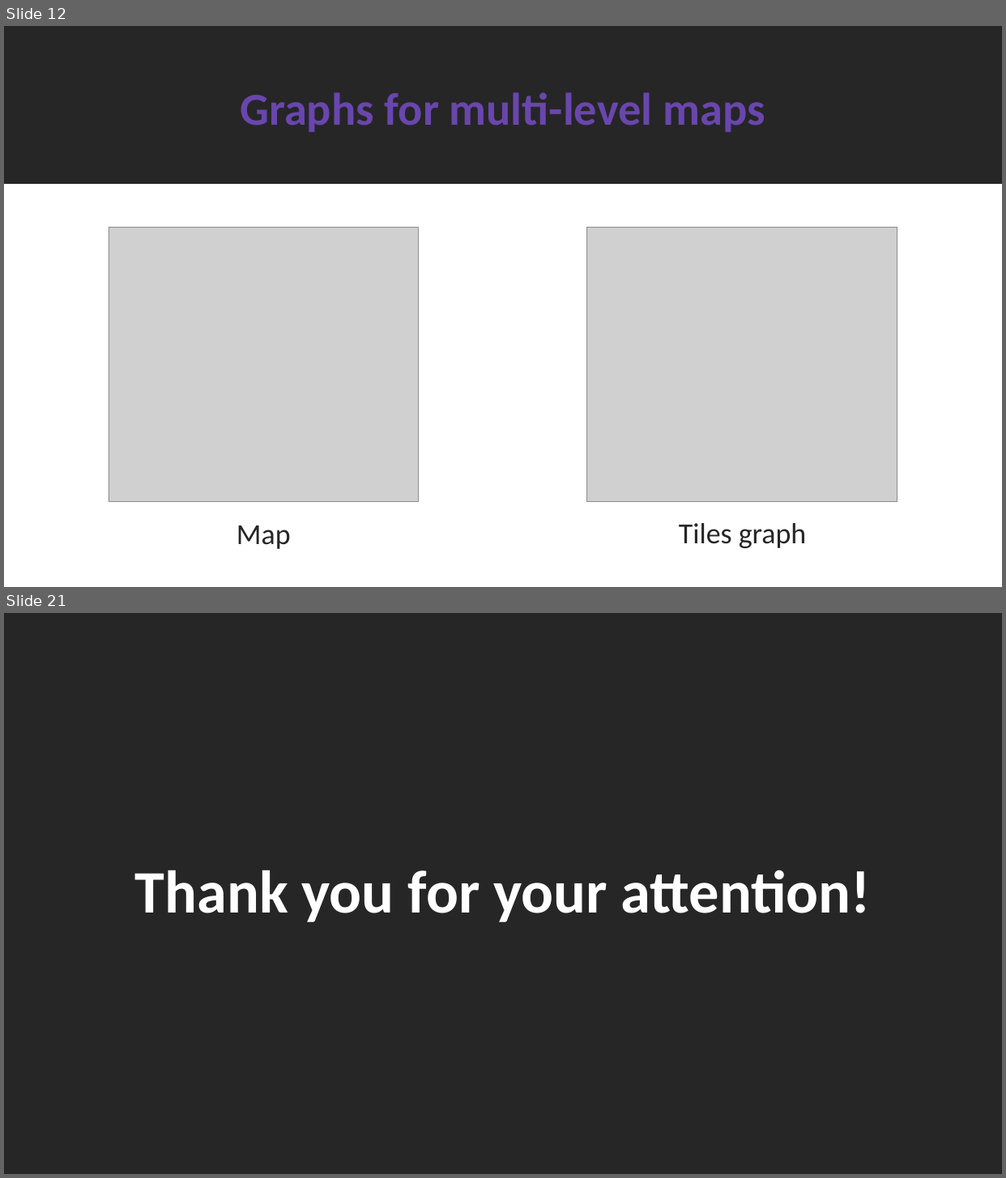
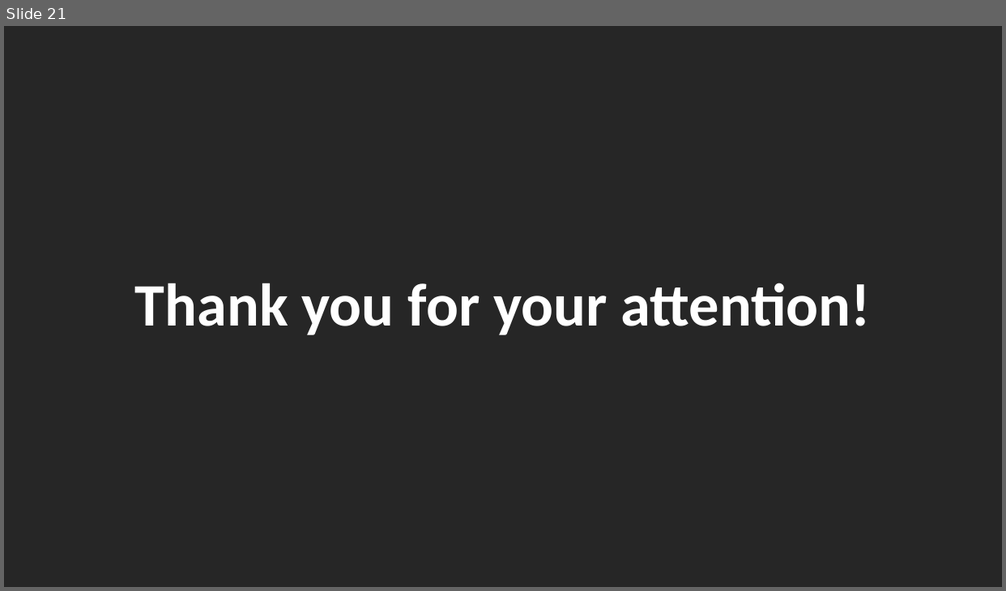
Before and after one commit to SimoDedo/ProjectArena, a slide deck: Presentation/An Online Framework for User-Based Analysis of Maps in First Person Shooters.pptx. Shown one above the other, each under a label of ours: slides 12 and 21 before the commit, slide 21 after it; the slides between them are not shown. The pictures are 1006x1178 and 1006x591 pixels, drawn with LibreOffice and Linux fonts; fonts in the diff are those of the drawing; grey boxes stand for pictures. Boxes give left, top, right and bottom in pixels: in the first picture for what was removed or moved away, otherwise in the second. Text is boxed around its words. In the diff, an @@ line names an element or a change of style, - is before the commit and + after.

```diff
--- a/Presentation/An Online Framework for User-Based Analysis of Maps in First Person Shooters.pptx
+++ b/Presentation/An Online Framework for User-Based Analysis of Maps in First Person Shooters.pptx
@@ slide 12 removed at box(4, 26, 1002, 587), background #262626 @@
@@ title removed at box(240, 92, 765, 132) @@
-Graphs for multi-level maps
@@ rectangle removed at box(4, 184, 1002, 587) @@
@@ picture removed at box(108, 228, 419, 501) @@
@@ picture removed at box(587, 228, 898, 501) @@
@@ text removed at box(236, 526, 291, 549) @@
-Map
@@ text removed at box(679, 523, 807, 548) @@
-Tiles graph
```
Also in this commit, not shown: 16 slides changed, 3 slides added, 2 other slides removed, 6 other files.
